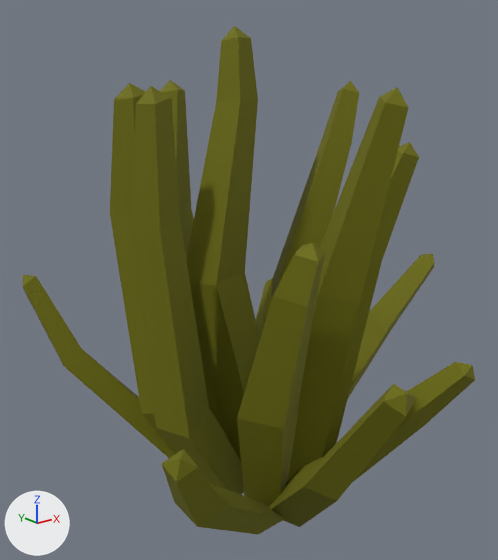
The glTF model public/assets/trp_coral1.glb: old version first, new version second.
Camera for both pictures: a 50 mm camera at (-0.252, -0.277, 0.252) aimed at (-0.012, 0.022, 0.132). The axes (+X, +Y, +Z) are drawn at lower left. The lights are the same throughout. The older version comes first. Where no turn or scale is listed for an object, it has been applied to the vertices.

Names of what the first picture shows: 'SM_Prop_Coral_01'.
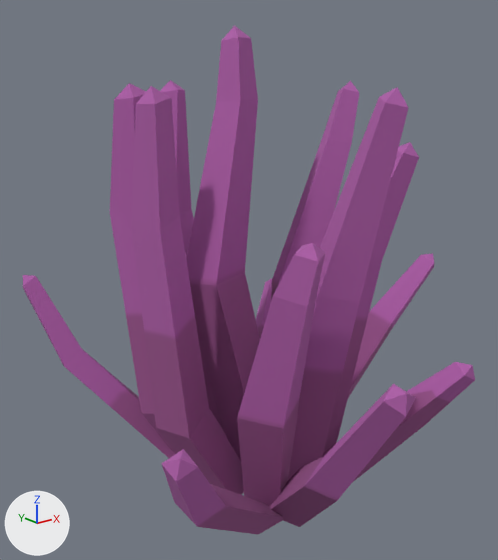
Where the change shows, as pixel boxes (x1, y1, x2, y2) in the pictures (498 x 560 px):
'SM_Prop_Coral_01', recoloured (yellow to purple): (23, 26, 475, 534) in both

The edits, one by one:
Picture 'Image_0' (img_image_0) is new.
Material 'Material_0' (mat_material_0) is new.
Its texture is img_image_0.
Its roughness is 1.0.
me_sm_prop_coral_01 has 215 vertices, 372 faces and spans x -0.119..0.137, y -0.122..0.135, z -0.004..0.274.
me_sm_prop_coral_01 no longer uses material mat_explorer_mat18.
me_sm_prop_coral_01 gains material mat_material_0 (picture img_image_0).
